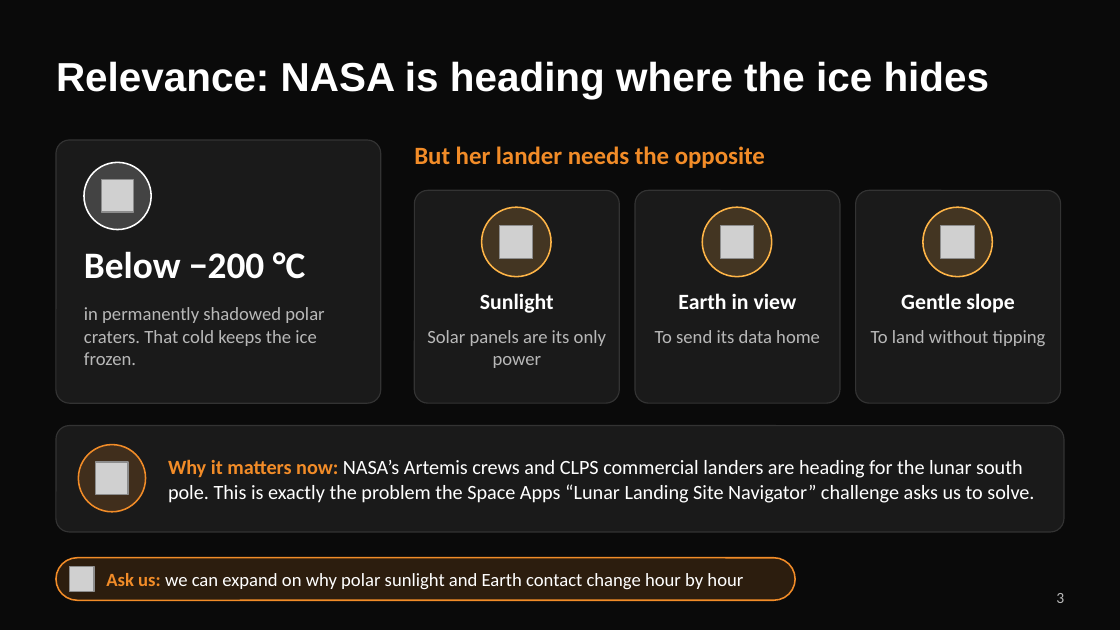
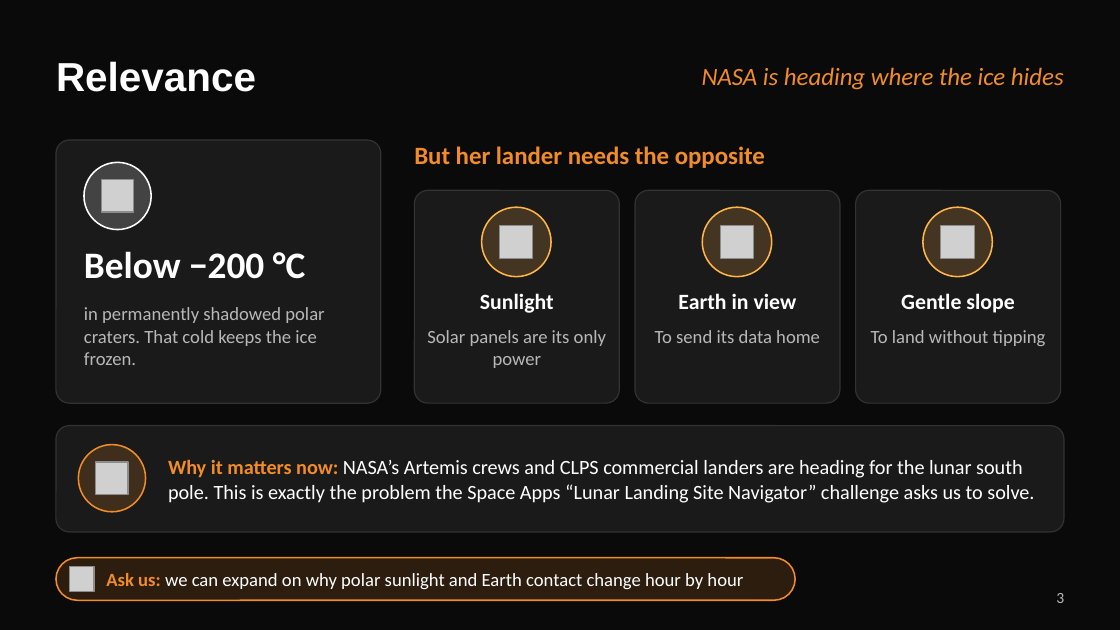
Before and after one commit to McCEwan/Lunarcy, a slide deck: slide 3 of Lunarcy_pitch.pptx. Drawn at 1120x630 pixels with LibreOffice and Linux fonts; fonts in the diff are those of the drawing; grey boxes stand for pictures. Boxes give left, top, right and bottom in pixels: in the first picture for what was removed or moved away, otherwise in the second. Text is boxed around its words. In the diff, an @@ line names an element or a change of style, - is before the commit and + after.

```diff
--- a/Lunarcy_pitch.pptx
+++ b/Lunarcy_pitch.pptx
@@ text at bbox=[702, 67, 1064, 90]: text changed; size 26 to 16 pt; font Arial to Calibri; text colour #FFFFFF to #F28C28; bold off; italic on @@
-Relevance: NASA is heading where the ice hides
+NASA is heading where the ice hides
```
Also in this commit, not shown: 3 other slides changed, 1 other file.
